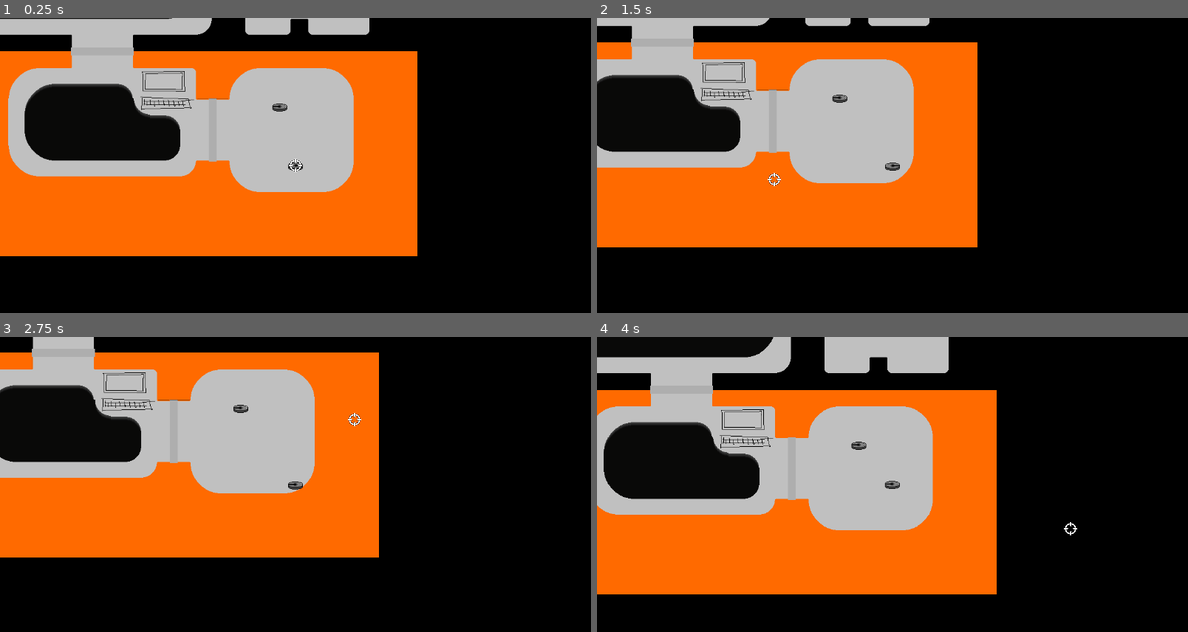
Above: before the commit, frames 1-4 (two rows, left to right).
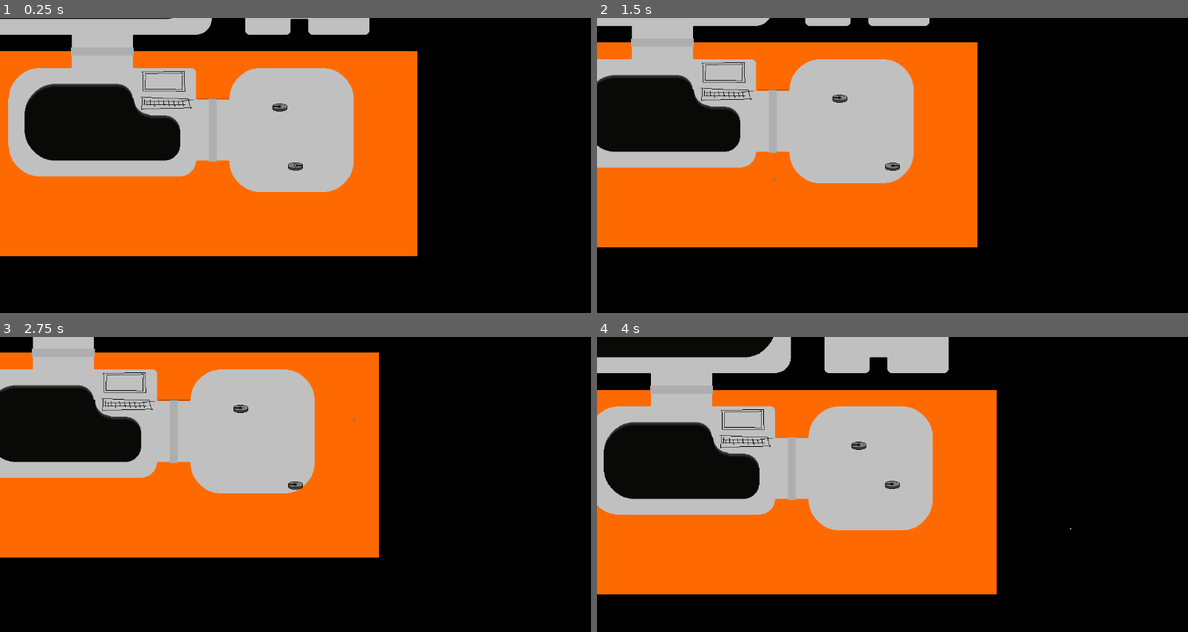
Above: after the commit, the same moments.

Repository: Black-Sheep-Studios/wire-hacking-robots
Game: Godot game, scene res://game.tscn
Same seed, same stepped clock (60 frames per second), same inputs: the game is played once before the commit and once after it. Sound files missing from this copy of the repository are replaced by a short silence.
Inputs (mouse positions are in pixels of both pictures, inside the frame that each line leads up to):
- Up to frame 1 (0.25 s): no input
- Up to frame 2 (1.5 s): tap Enter at 0.5 s; move the mouse to (1022, 150) at 0.52 s; hold D (move_right) 0.53-1.28 s; tap Space (primary_action) at 0.6 s; move the mouse to (774, 180) at 1.27 s; hold S (move_down) from 1.28 s (still down); tap E (secondary_action) at 1.35 s
- Up to frame 3 (2.75 s): tap Space (primary_action) at 2 s; move the mouse to (354, 419) at 2.02 s; release S (move_down) at 2.03 s; hold D (move_right) from 2.03 s (still down); tap Q (tertiary_action) at 2.1 s
- Up to frame 4 (4 s): move the mouse to (862, 543) at 2.77 s; release D (move_right) at 2.78 s; hold W (move_up) 2.78-3.53 s; tap Space (primary_action) at 2.85 s; move the mouse to (1069, 528) at 3.52 s; hold A (move_left) from 3.53 s (still down); tap E (secondary_action) at 3.6 s

The runs differ from the first frame. In frame 1, less than 0.1% of the frame differs, in the area x 48-52%, y 47-53%; in frame 2, less than 0.1%; in frame 3, less than 0.1%, in the area x 58-62%, y 25-31%; in frame 4, less than 0.1%.

Commit message:
add non-weapon cursor and switch to crosshair when you control a combat robot

Diff:
--- /dev/null
+++ b/assets/graphics/crosshair.tres
@@ -0,0 +1,30 @@
+[gd_resource type="SpriteFrames" load_steps=4 format=3 uid="uid://din5jsx3wshxb"]
+
+[ext_resource type="Texture2D" uid="uid://csdokh62dff2s" path="res://assets/graphics/crosshair.png" id="1_vbp6l"]
+
+[sub_resource type="AtlasTexture" id="AtlasTexture_a0it6"]
+atlas = ExtResource("1_vbp6l")
+region = Rect2(32, 0, 32, 32)
+
+[sub_resource type="AtlasTexture" id="AtlasTexture_h5ccp"]
+atlas = ExtResource("1_vbp6l")
+region = Rect2(0, 0, 32, 32)
+
+[resource]
+animations = [{
+"frames": [{
+"duration": 1.0,
+"texture": SubResource("AtlasTexture_a0it6")
+}],
+"loop": true,
+"name": &"default",
+"speed": 5.0
+}, {
+"frames": [{
+"duration": 1.0,
+"texture": SubResource("AtlasTexture_h5ccp")
+}],
+"loop": true,
+"name": &"weapon",
+"speed": 5.0
+}]
--- a/game/player/cursor.gd
+++ /dev/null
@@ -1,11 +0,0 @@
-class_name Cursor
-extends Sprite2D
-
-
-func _ready() -> void:
-	set_centered(true)
-	set_visible(false)
-
-
-func _process(_delta: float) -> void:
-	set_global_position(get_global_mouse_position())
--- a/game/player/player_robot_controller.gd
+++ b/game/player/player_robot_controller.gd
@@ -3,13 +3,14 @@
 
 
 @export var _pause_menu_scene: PackedScene
+@export var _cursor_sprite: SpriteFrames
 @export var current_robot: RobotCharacter
 
 const attack_key: String = "primary_action"
 const interact_key: String = "secondary_action"
 const hack_key: String = "tertiary_action"
 
-@onready var cursor: Cursor = Util.require_child(self, Cursor)
+@onready var cursor: AnimatedSprite2D = _build_cursor()
 
 var _skip_frame: bool = false
 
@@ -44,6 +45,10 @@
 
 func control_robot(robot: RobotCharacter) -> void:
 	current_robot = robot
+	if Util.find_child(current_robot, Weapon):
+		cursor.play("weapon")
+	else:
+		cursor.play("default")
 
 
 func on_pause() -> void:
@@ -110,3 +115,13 @@
 
 func _get_aim_target() -> Node2D:
 	return current_robot.aim_raycast.get_collider()
+
+
+func _build_cursor() -> AnimatedSprite2D:
+	var new_cursor: AnimatedSprite2D = AnimatedSprite2D.new()
+	new_cursor.frames = _cursor_sprite
+	new_cursor.animation = "default"
+	new_cursor.set_visible(false)
+	new_cursor.set_centered(true)
+	add_child.call_deferred(new_cursor)
+	return new_cursor
--- a/scenes/test/test_overworld.tscn
+++ b/scenes/test/test_overworld.tscn
@@ -8,9 +8,8 @@
 [ext_resource type="Script" path="res://game/world/door.gd" id="5_871bv"]
 [ext_resource type="Script" path="res://game/world/trigger.gd" id="6_h3vra"]
 [ext_resource type="Script" path="res://game/world/interactions/open_interaction.gd" id="6_lyq78"]
-[ext_resource type="Texture2D" uid="uid://csdokh62dff2s" path="res://assets/graphics/crosshair.png" id="6_pftn8"]
-[ext_resource type="Script" path="res://game/player/cursor.gd" id="7_r5e4h"]
-[ext_resource type="PackedScene" uid="uid://du5i0mh3mkwuq" path="res://scenes/test/tutorial_hack_scene.tscn" id="9_3afsu"]
+[ext_resource type="SpriteFrames" uid="uid://din5jsx3wshxb" path="res://assets/graphics/crosshair.tres" id="8_h0tql"]
+[ext_resource type="PackedScene" path="res://scenes/test/tutorial_hack_scene.tscn" id="9_3afsu"]
 [ext_resource type="Script" path="res://game/world/weapons/weapon.gd" id="10_d3rmm"]
 [ext_resource type="Texture2D" uid="uid://84370kw6vytb" path="res://assets/graphics/computer.png" id="10_vai7r"]
 [ext_resource type="Script" path="res://game/world/hack.gd" id="11_0mbbn"]
@@ -475,13 +474,8 @@
 [node name="PlayerRobotController" type="Node" parent="." node_paths=PackedStringArray("current_robot")]
 script = ExtResource("2_ssp5s")
 _pause_menu_scene = ExtResource("3_h8k3s")
+_cursor_sprite = ExtResource("8_h0tql")
 current_robot = NodePath("../Roomba")
-
-[node name="Cursor" type="Sprite2D" parent="PlayerRobotController"]
-visible = false
-texture_filter = 1
-texture = ExtResource("6_pftn8")
-script = ExtResource("7_r5e4h")
 
 [node name="Door" type="StaticBody2D" parent="." node_paths=PackedStringArray("open_trigger")]
 position = Vector2(480, 256)
Binary file changed: assets/graphics/crosshair.png
Not shown: 1 places in scenes/test/test_overworld.tscn that only renumber resources
